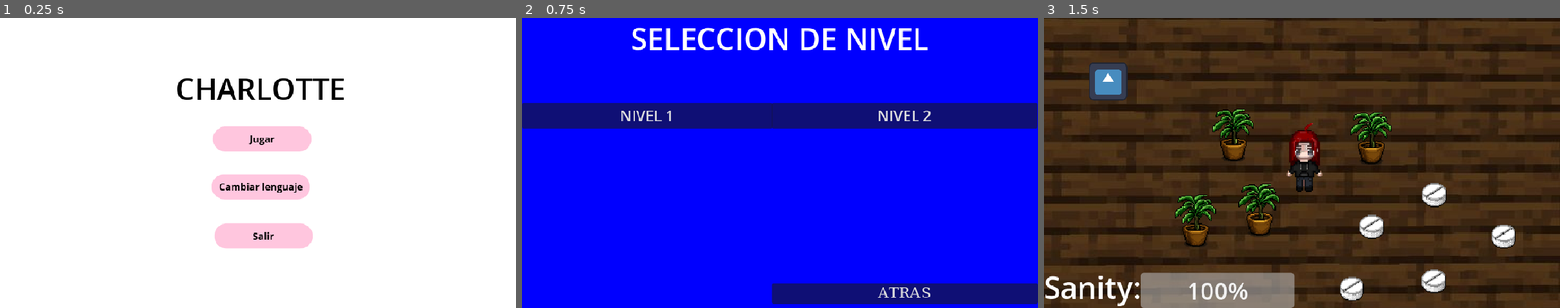
Above: before the commit, frames 1-3 (left to right).
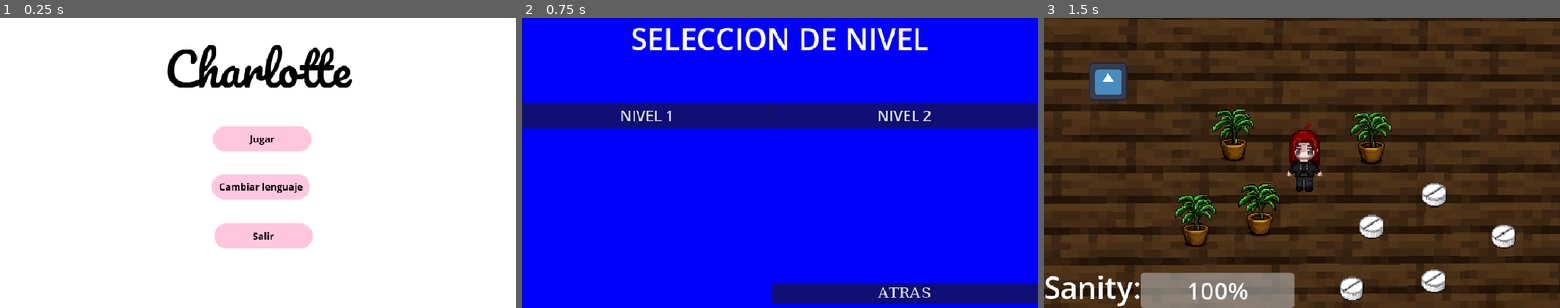
Above: after the commit, the same moments.

Repository: Tafi0405/Charlotte
Game: Godot game, scene res://Menu_principal.tscn
Same seed, same stepped clock (60 frames per second), same inputs: the game is played once before the commit and once after it. The engine's default icon, where the game draws it, is replaced by a stand-in: a white triangle on a blue panel in a dark square.
Inputs (mouse positions are in pixels of both pictures, inside the frame that each line leads up to):
- Up to frame 1 (0.25 s): no input
- Up to frame 2 (0.75 s): click (785, 136) at 0.5 s
- Up to frame 3 (1.5 s): click "NIVEL 1" at 1.25 s

The runs differ from the first frame. In frame 1, 2.9% of the frame differs, in the area x 32-69%, y 9-29%; in frame 2, nothing differs; in frame 3, nothing differs.

Commit message:
pantalla de inicio 3.0

Diff:
--- a/Menu_principal.tscn
+++ b/Menu_principal.tscn
@@ -2,6 +2,7 @@
 
 [ext_resource type="Script" uid="uid://2kepn7h5jun3" path="res://menu_principal.gd" id="1_52w07"]
 [ext_resource type="Texture2D" uid="uid://daxc6ddu1qqtp" path="res://boton jugar.png" id="2_f5lth"]
+[ext_resource type="Texture2D" uid="uid://d27n2ayacd8ap" path="res://charlotte logo.png" id="2_wdymf"]
 [ext_resource type="Texture2D" uid="uid://dbigc8rapul4y" path="res://lenguaje.png" id="3_5k5fk"]
 [ext_resource type="Texture2D" uid="uid://swaebrjlq64k" path="res://Captura de pantalla 2026-09-23 165806.png" id="4_wdymf"]
 
@@ -43,12 +44,15 @@
 grow_vertical = 2
 theme_override_constants/separation = 14
 
+[node name="Sprite2D" type="Sprite2D" parent="ColorRect/VBoxContainer" unique_id=296553275]
+position = Vector2(233, -3.5)
+texture = ExtResource("2_wdymf")
+
 [node name="Label" type="Label" parent="ColorRect/VBoxContainer" unique_id=537031515]
 layout_mode = 2
 size_flags_horizontal = 4
 theme_override_colors/font_color = Color(0, 0, 0, 1)
 theme_override_font_sizes/font_size = 50
-text = "CHARLOTTE"
 horizontal_alignment = 1
 
 [node name="Bjugar" type="Button" parent="ColorRect/VBoxContainer" unique_id=576139638]
--- a/project.godot
+++ b/project.godot
@@ -16,7 +16,7 @@
 
 config/name="charlotte"
 run/main_scene="uid://c7kw10xal687q"
-config/features=PackedStringArray("4.5", "Forward Plus")
+config/features=PackedStringArray("4.6", "Forward Plus")
 config/icon="res://icon.svg"
 
 [autoload]
Binary file added: Assets/charlotte logo.png
Not shown, added: Assets/charlotte logo.png.import
Binary file added: charlotte logo.png
Not shown, added: charlotte logo.png.import
